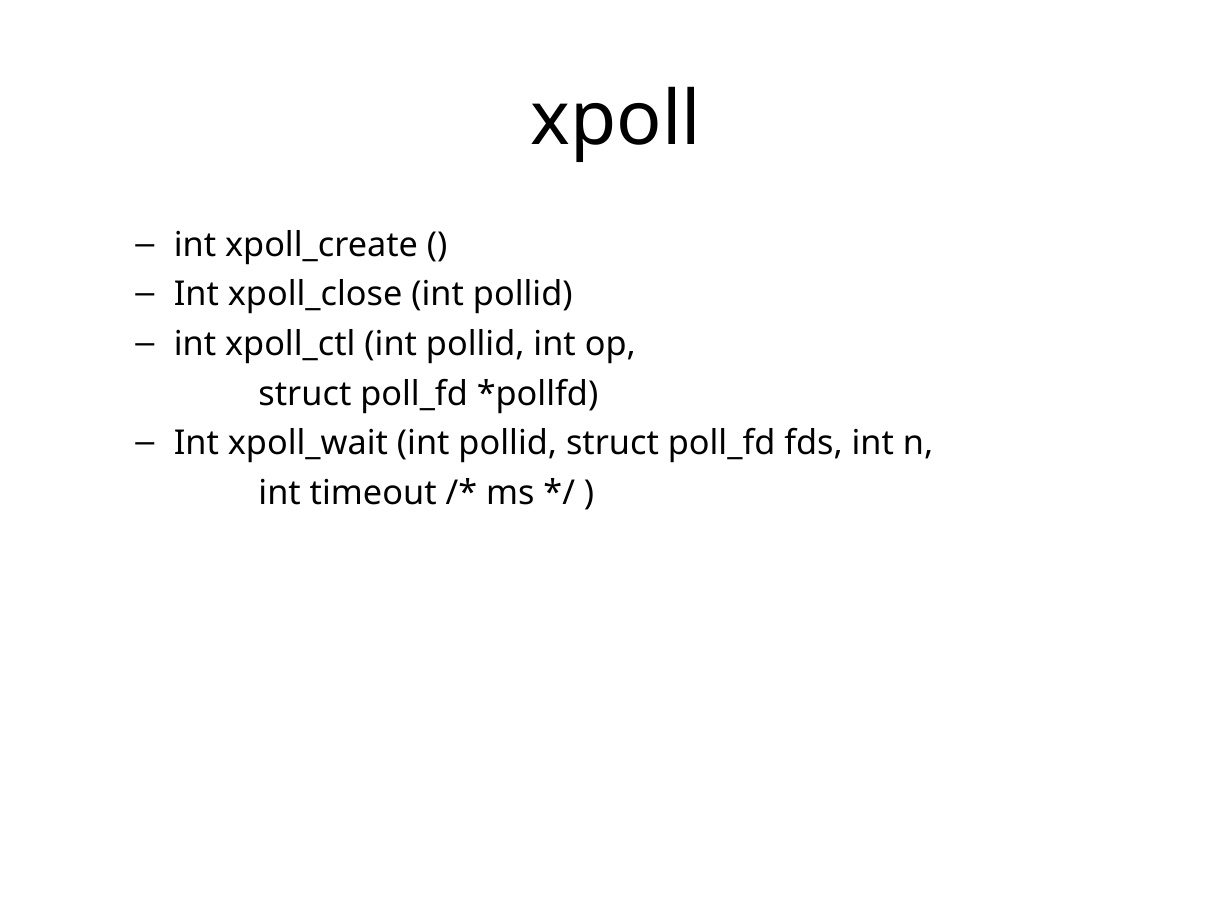
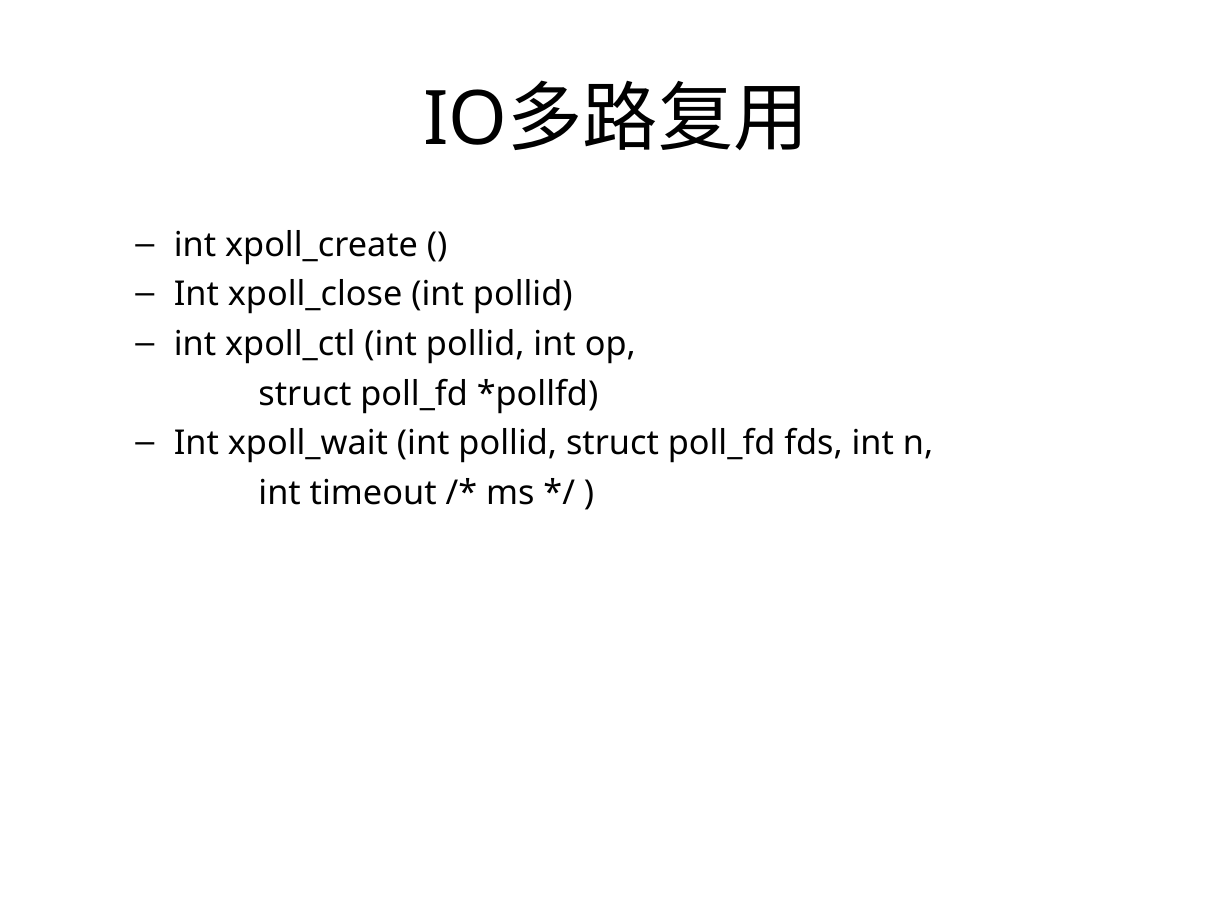
Before and after one commit to proxyio/xio, a slide deck: slide 30 of docs/PROXYIO.ppt (slide 18 before the commit). Drawn at 1232x924 pixels with LibreOffice and Linux fonts; fonts in the diff are those of the drawing. Boxes give left, top, right and bottom in pixels: in the first picture for what was removed or moved away, otherwise in the second. Text is boxed around its words. In the diff, an @@ line names an element or a change of style, - is before the commit and + after.

```diff
--- a/docs/PROXYIO.ppt
+++ b/docs/PROXYIO.ppt
@@ title at (423,80,809,150): text changed @@
-xpoll
+IO多路复用
```
Also in this commit, not shown: 11 other slides changed, 12 slides added.
